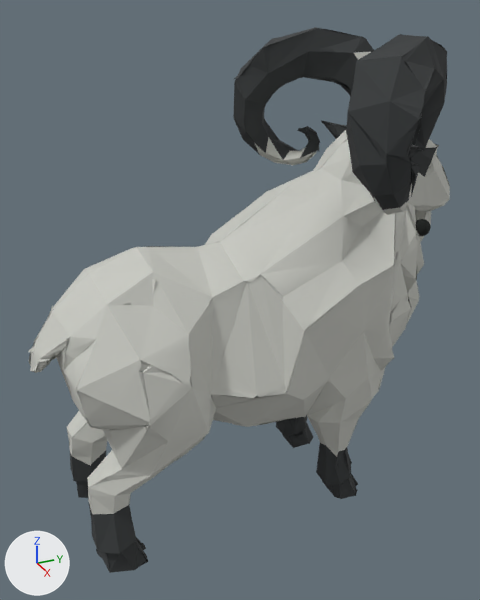
A saved change to the glTF model assets/models/aholo/CHAR_02/CHAR_02_game.glb.
The view is the same before and after, from a camera (50 mm lens) standing at (1.831, -0.885, 1.689) and looking at (-0.011, -0.057, 0.768). The axes (+X, +Y, +Z) are drawn at lower left. The lights are the same throughout. The picture after the commit comes second. Vertices at exactly the same position are counted once.

In view in the first picture: 'CHAR_02'.
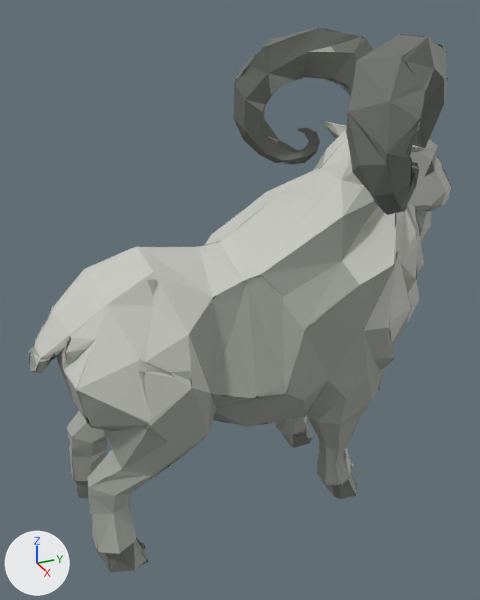
The newer file is also turned or shifted as a whole; pictures and numbers use the older file's frame.

Where the change shows, as pixel boxes [x1, y1, x2, y2] in the pictures (480 x 600 px; the box of a moved part takes in the faces that stretch with it):
'CHAR_02', reshaped
    before: [28, 27, 450, 573]
    after: [28, 27, 451, 573]
part 1 of me_geometry_0_001, moved or reshaped
    before: [30, 28, 450, 559]
    after: [30, 28, 451, 562]
part 2 of me_geometry_0_001, recoloured (light grey to grey)
    both: [28, 145, 439, 514]
part 3 of me_geometry_0_001, recoloured
    both: [213, 137, 435, 298]
part 4 of me_geometry_0_001, recoloured
    both: [287, 120, 423, 474]
part 5 of me_geometry_0_001, recoloured
    both: [70, 36, 447, 570]
part 6 of me_geometry_0_001, recoloured
    both: [76, 27, 444, 573]

The change, as a list of edits to the scene's bpy script:
```text
Add mat_char_02_flat_3:
    mat_char_02_flat_3 = principled_material('CHAR_02_flat_3')
    mat_char_02_flat_3.base_color = (0.165, 0.175, 0.156)  # grey #71746e
    mat_char_02_flat_3.roughness = 1.0
Add mat_char_02_flat_2:
    mat_char_02_flat_2 = principled_material('CHAR_02_flat_2')
    mat_char_02_flat_2.base_color = (0.366, 0.386, 0.347)  # grey #a3a79f
    mat_char_02_flat_2.roughness = 1.0
Add mat_char_02_flat_1:
    mat_char_02_flat_1 = principled_material('CHAR_02_flat_1')
    mat_char_02_flat_1.base_color = (0.761, 0.768, 0.694)  # light grey #e2e3d9
    mat_char_02_flat_1.roughness = 1.0
Change me_geometry_0_001:
    used by ob_char_02; location = (0.0, 0.0, 0.0)
    remove me_geometry_0_001.from_pydata(...)  # 6575 vertices, 6335 faces; spans x -0.48..0.48, y -0.75..0.75, z 0.0..1.6
    remove me_geometry_0_001.materials.append(mat_char_02_bead_eye)  # black #171b19
    add me_geometry_0_001.from_pydata(...)  # 7291 vertices, 7000 faces; spans x -0.48..0.48, y -0.75..0.75, z 0.0..1.6
    me_geometry_0_001 part 1: 129 vertices moved from x -0.35..0.42, y -0.74..0.74, z 0.01..1.49 to x -0.36..0.42, y -0.74..0.74, z 0.01..1.49; 583 vertices removed from x -0.47..0.47, y -0.74..0.74, z 0.0..1.58; 1290 vertices added at x -0.48..0.47, y -0.74..0.75, z 0.0..1.59
    me_geometry_0_001 part 2: 1648 faces spanning x -0.41..0.43, y -0.75..0.74, z 0.19..1.47 switch from mat_char_02_flat_0_001 (light grey #cacbc4) to mat_char_02_flat_2 (grey #a3a79f)
    me_geometry_0_001 part 3: 141 faces spanning x -0.42..0.42, y -0.73..0.61, z 0.22..1.52 switch from mat_char_02_flat_0_001 (light grey #cacbc4) to mat_char_02_flat_3 (grey #71746e)
    me_geometry_0_001 part 4: 132 faces spanning x -0.47..0.29, y -0.62..0.6, z 0.01..1.59 switch from mat_char_02_flat_4_001 (dark grey #373a3b) to mat_char_02_flat_0_001 (light grey #cacbc4)
    me_geometry_0_001 part 5: 632 faces spanning x -0.47..0.47, y -0.65..0.58, z 0.0..1.59 switch from mat_char_02_flat_4_001 (dark grey #373a3b) to mat_char_02_flat_2 (grey #a3a79f)
    me_geometry_0_001 part 6: 349 faces spanning x -0.48..0.48, y -0.64..0.53, z 0.0..1.6 switch from mat_char_02_flat_4_001 (dark grey #373a3b) to mat_char_02_flat_3 (grey #71746e)
    other edits to the shape of me_geometry_0_001 do not show in these pictures
    add me_geometry_0_001.materials.append(mat_char_02_flat_1)  # light grey #e2e3d9
```
